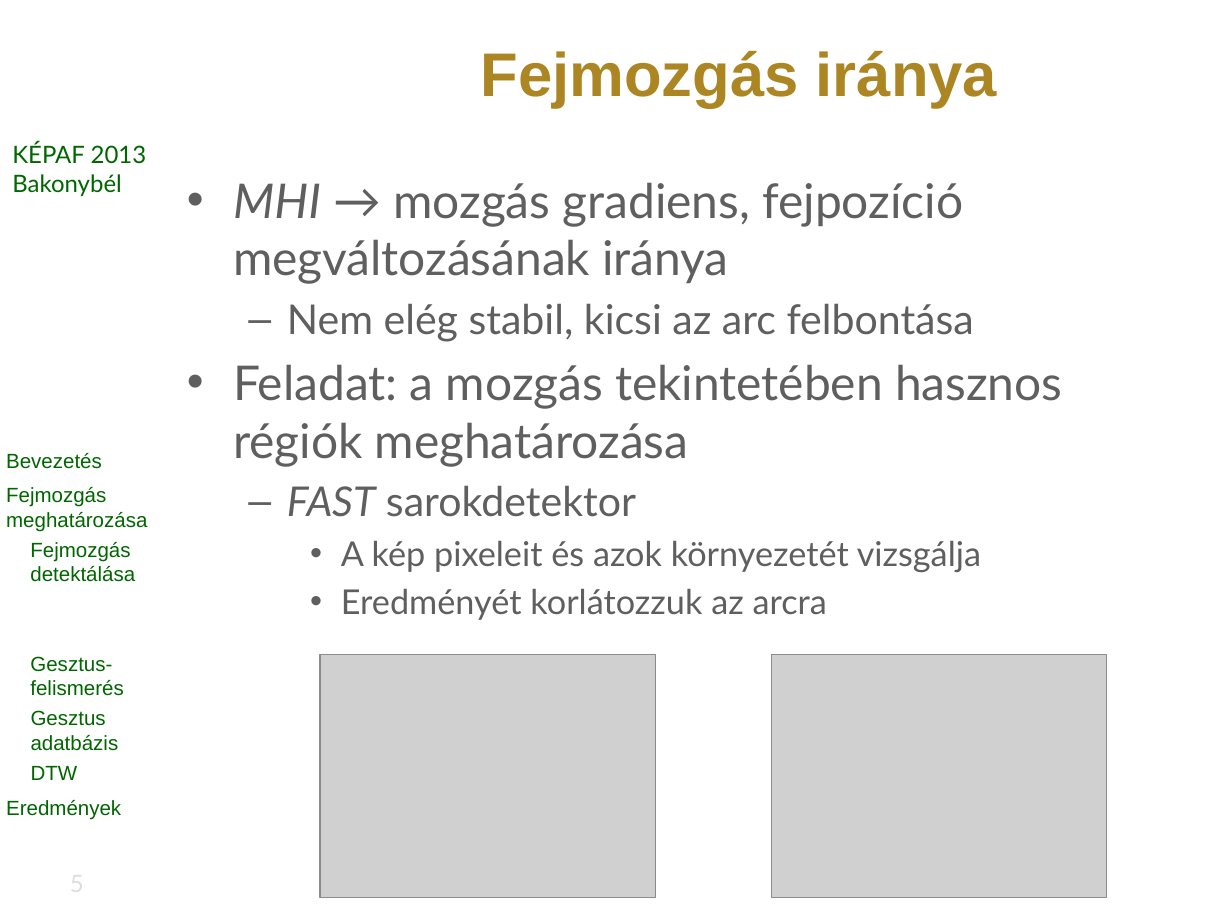
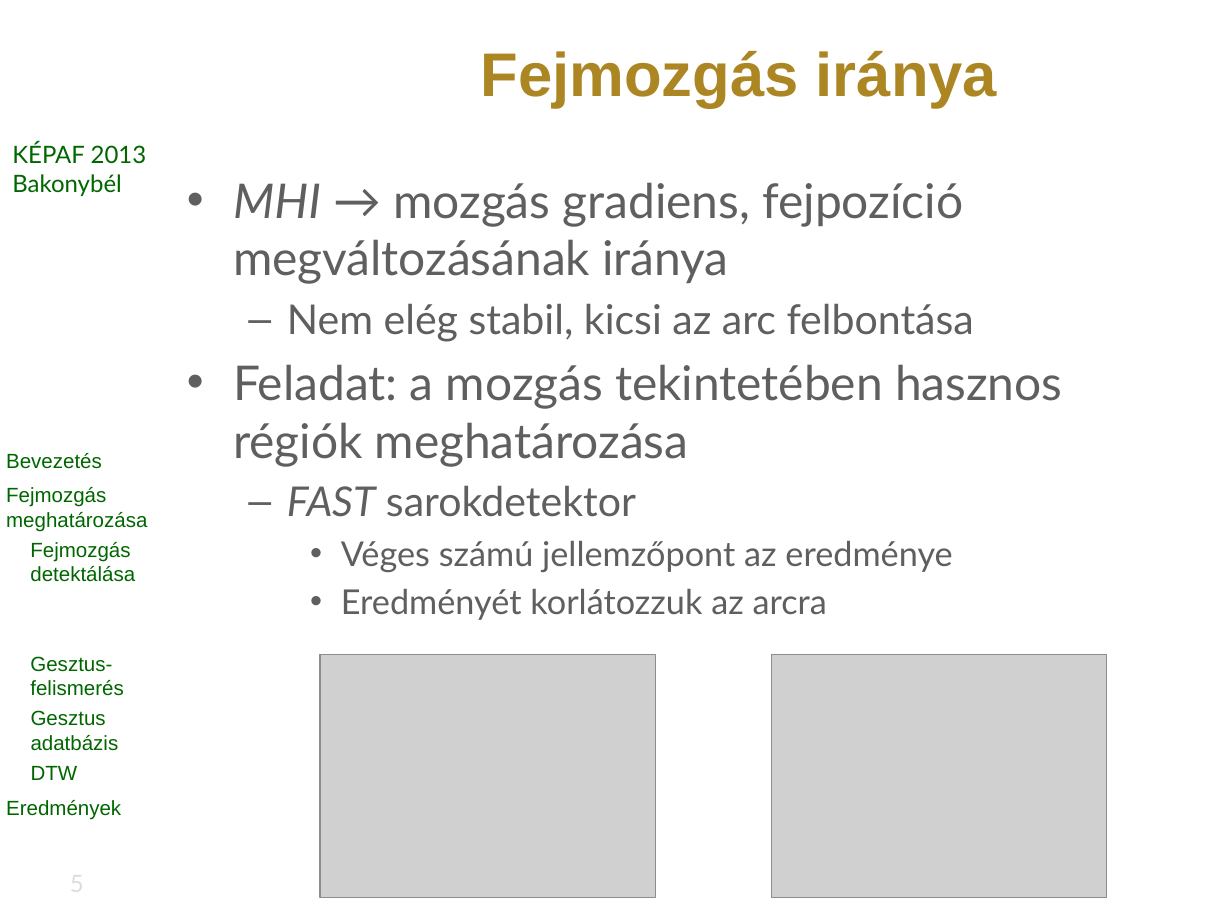
Before and after one commit to vohoaiviet/face-gesture-api, a slide deck: slide 5 of HeadMovement/research/kepaf/ppt/bertok.kornel.kepaf.2013.pptx. Drawn at 1232x924 pixels with LibreOffice and Linux fonts; fonts in the diff are those of the drawing; grey boxes stand for pictures; background and template pictures are left out. Boxes give left, top, right and bottom in pixels: in the first picture for what was removed or moved away, otherwise in the second. Text is boxed around its words. In the diff, an @@ line names an element or a change of style, - is before the commit and + after.

```diff
--- a/HeadMovement/research/kepaf/ppt/bertok.kornel.kepaf.2013.pptx
+++ b/HeadMovement/research/kepaf/ppt/bertok.kornel.kepaf.2013.pptx
@@ text at (x1=341, y1=541, x2=952, y2=572): text changed @@
-    • A kép pixeleit és azok környezetét vizsgálja
+    • Véges számú jellemzőpont az eredménye
```
Also in this commit, not shown: 5 other slides changed, 1 slide added, 2 other files.
